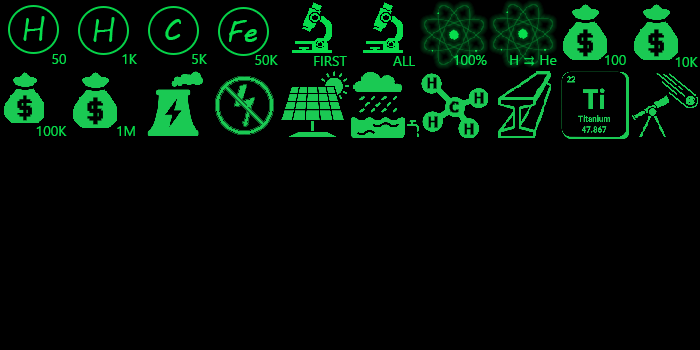
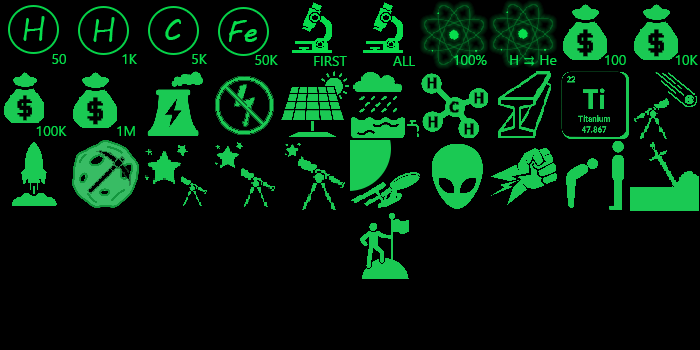
Layer changes from the first 700×350 image to the second:
added group "Row4" with 2 layers in group "Tray" over [left=360, top=213, right=409, bottom=279]
added group "4_6" with 1 layers in group "Row4" over [left=360, top=213, right=409, bottom=279]
added layer "Layer 25" in group "4_6" over [left=360, top=213, right=409, bottom=279]
added group "Row3" with 28 layers in group "Tray" over [left=12, top=140, right=699, bottom=211]
added group "3_10" with 3 layers in group "Row3" over [left=566, top=141, right=699, bottom=211]
added layer "Layer 26" in group "3_10" over [left=630, top=142, right=699, bottom=211]
added group "3_9" with 2 layers in group "Row3" over [left=566, top=141, right=624, bottom=210]
added group "3_8" with 1 layers in group "Row3" over [left=491, top=148, right=557, bottom=205]
added layer "Layer 22" in group "3_8" over [left=491, top=148, right=557, bottom=205]
added group "3_7" with 1 layers in group "Row3" over [left=432, top=144, right=483, bottom=209]
added layer "Layer 21" in group "3_7" over [left=432, top=144, right=483, bottom=209]
added group "3_6" with 2 layers in group "Row3" over [left=350, top=140, right=420, bottom=208]
added group "3_5" with 2 layers in group "Row3" over [left=285, top=143, right=345, bottom=210]
moved "Layer 14" into group "3_5", painted on it over [left=298, top=95, right=669, bottom=210]
added group "3_4" with 2 layers in group "Row3" over [left=215, top=142, right=275, bottom=207]
added group "3_3" with 2 layers in group "Row3" over [left=145, top=145, right=207, bottom=206]
added group "3_2" with 2 layers in group "Row3" over [left=72, top=140, right=139, bottom=208]
added layer "Layer 16" in group "3_2" over [left=72, top=140, right=139, bottom=208]
added group "3_1" with 1 layers in group "Row3" over [left=12, top=142, right=57, bottom=206]
added layer "Layer 15" in group "3_1" over [left=12, top=142, right=57, bottom=206]
…and 15 more changes (13 added, 2 moved_by)
